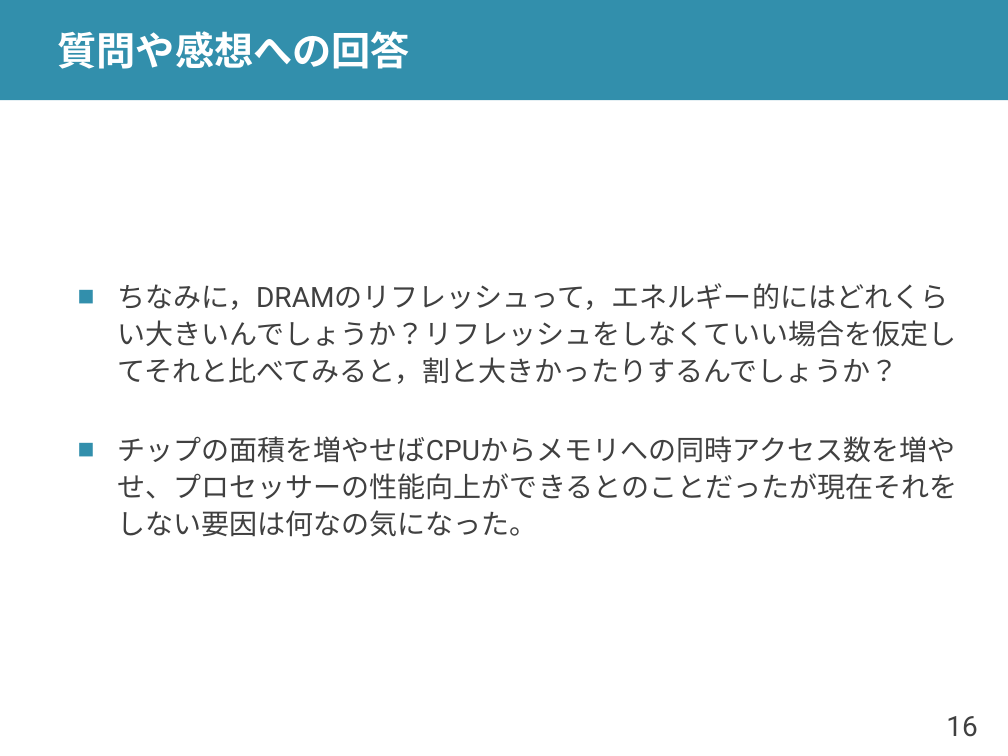
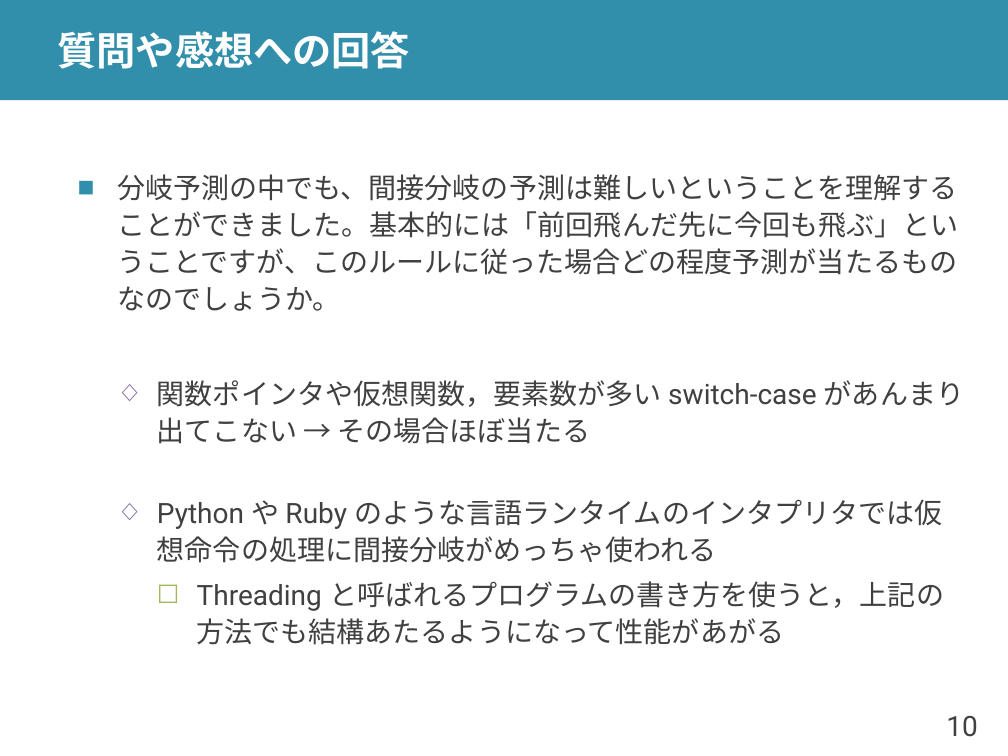
Before and after one commit to shioyadan/advanced-computer-organization, a slide deck: slide 10 of aco-shioya-08.pptx (slide 16 before the commit). Drawn at 1008x756 pixels with LibreOffice and Linux fonts; fonts in the diff are those of the drawing. Boxes give left, top, right and bottom in pixels: in the first picture for what was removed or moved away, otherwise in the second. Text is boxed around its words. In the diff, an @@ line names an element or a change of style, - is before the commit and + after.

```diff
--- a/aco-shioya-08.pptx
+++ b/aco-shioya-08.pptx
@@ text at (117,174,964,645): text changed @@
-■ ちなみに，DRAMのリフレッシュって，エネルギー的にはどれくらい大きいんでしょうか？リフレッシュをしなくていい場合を仮定してそれと比べてみると，割と大きかったりするんでしょうか？
-■ チップの面積を増やせばCPUからメモリへの同時アクセス数を増やせ、プロセッサーの性能向上ができるとのことだったが現在それをしない要因は何なの気になった。
+■ 分岐予測の中でも、間接分岐の予測は難しいということを理解することができました。基本的には「前回飛んだ先に今回も飛ぶ」ということですが、このルールに従った場合どの程度予測が当たるものなのでしょうか。
+  ◇ 関数ポインタや仮想関数，要素数が多い switch-case があんまり出てこない → その場合ほぼ当たる
+  ◇ Python や Ruby のような言語ランタイムのインタプリタでは仮想命令の処理に間接分岐がめっちゃ使われる
+    ☐ Threading と呼ばれるプログラムの書き方を使うと，上記の方法でも結構あたるようになって性能があがる
@@ page number at (946,716,977,737): text changed @@
-16
+10
```
Also in this commit, not shown: 24 other slides changed, 7 slides added, 2 slides removed, 1 other file.
